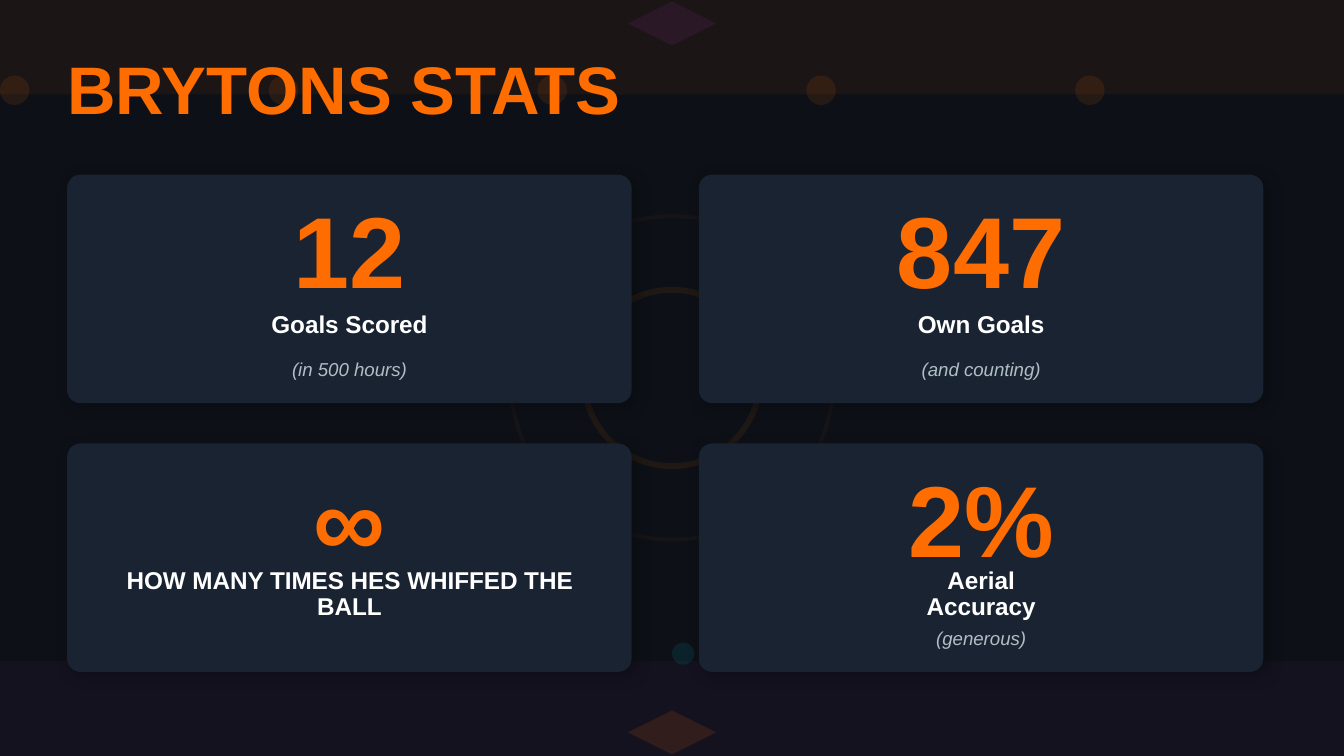
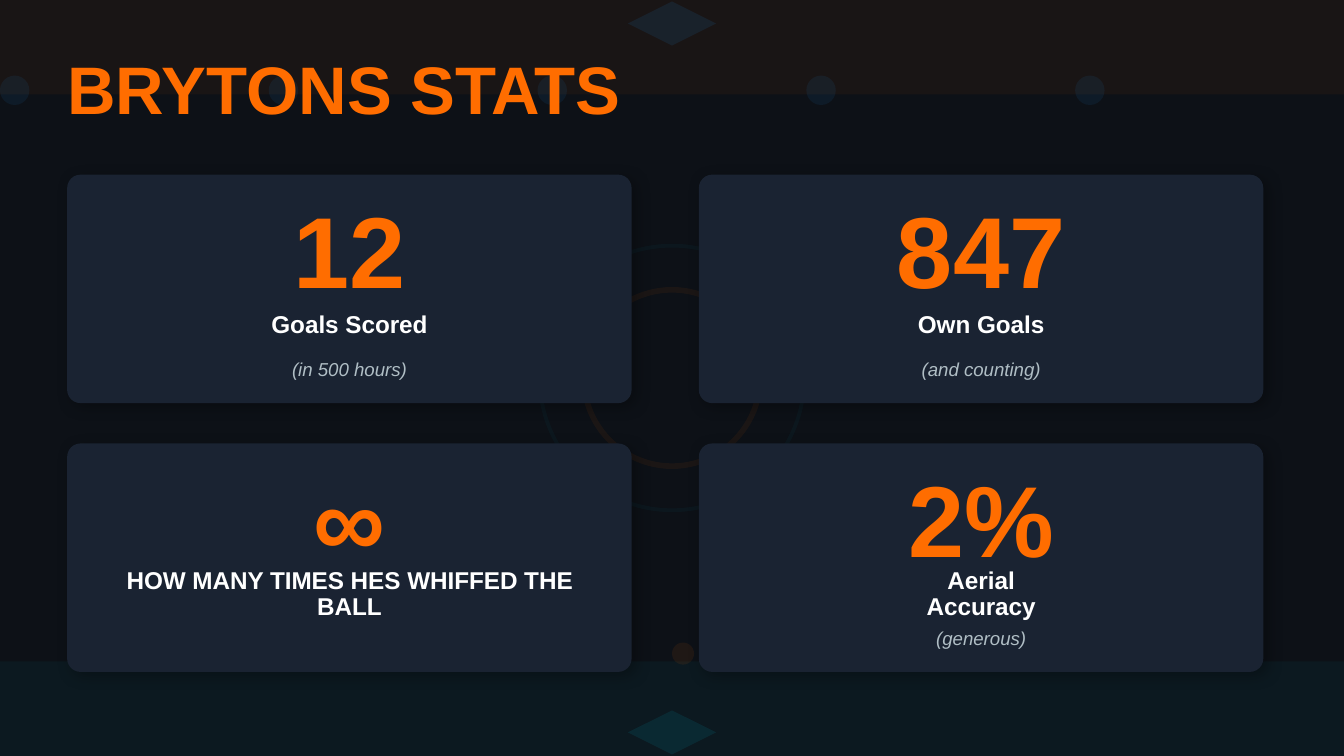
Before and after one commit to coenheinrich-beep/landscape-site-1, a slide deck: slide 4 of rl_bachelor_extra.pptx. Drawn at 1344x756 pixels with LibreOffice and Linux fonts; fonts in the diff are those of the drawing. Boxes give left, top, right and bottom in pixels: in the first picture for what was removed or moved away, otherwise in the second. Text is boxed around its words. In the diff, an @@ line names an element or a change of style, - is before the commit and + after.

```diff
--- a/rl_bachelor_extra.pptx
+++ b/rl_bachelor_extra.pptx
@@ rectangle at bbox=[0, 0, 1344, 94]: fill #FF6D00 at 6% opacity to #FF6D00 at 5% opacity @@
@@ diamond at bbox=[628, 1, 716, 46]: fill #9C27B0 at 12% opacity to #2196F3 at 10% opacity @@
@@ fill #FF6D00 at 10% opacity to #2196F3 at 8% opacity in 5 elements at bbox=[0, 75, 30, 105], bbox=[269, 75, 298, 105], bbox=[538, 75, 567, 105], bbox=[806, 75, 836, 105], bbox=[1075, 75, 1105, 105] @@
@@ ellipse at bbox=[672, 642, 694, 664]: fill #00BCD4 at 10% opacity to #FF6D00 at 8% opacity @@
@@ rectangle at bbox=[0, 661, 1344, 755]: fill #9C27B0 at 6% opacity to #00BCD4 at 5% opacity @@
@@ diamond at bbox=[628, 711, 716, 755]: fill #FF6D00 at 12% opacity to #00BCD4 at 10% opacity @@
```
Also in this commit, not shown: 8 other slides changed, 1 other file.
